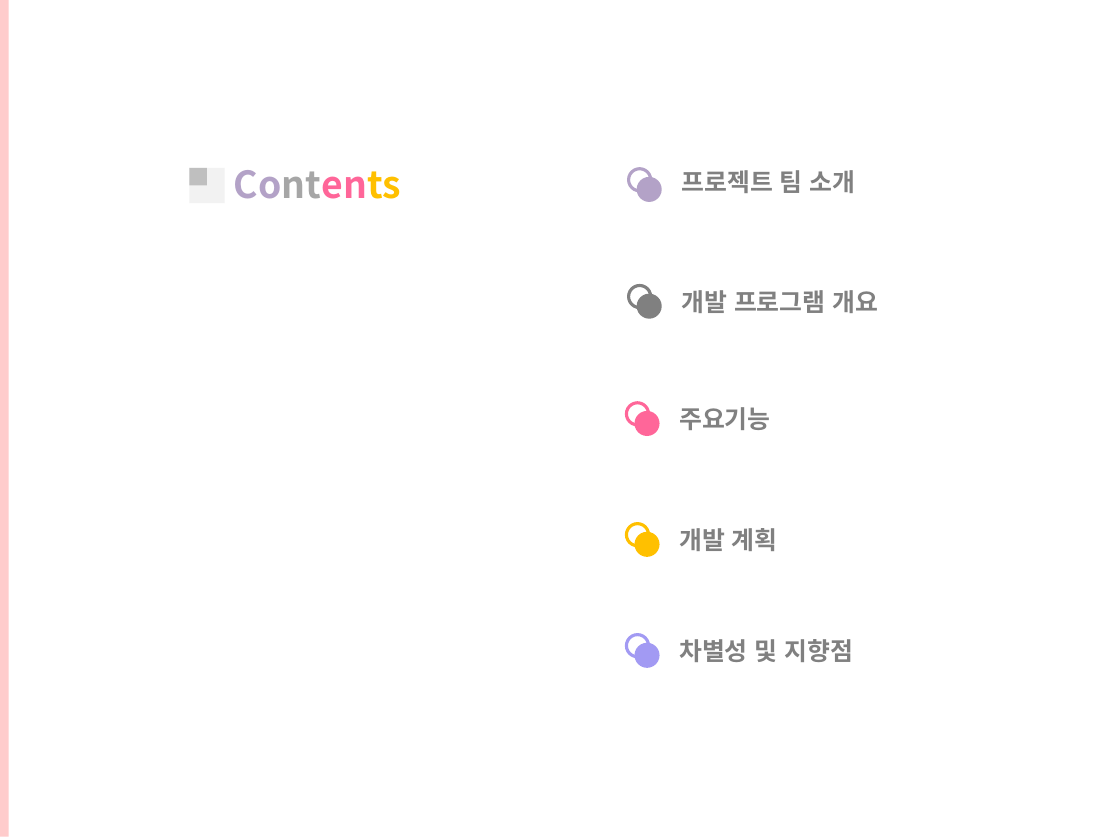
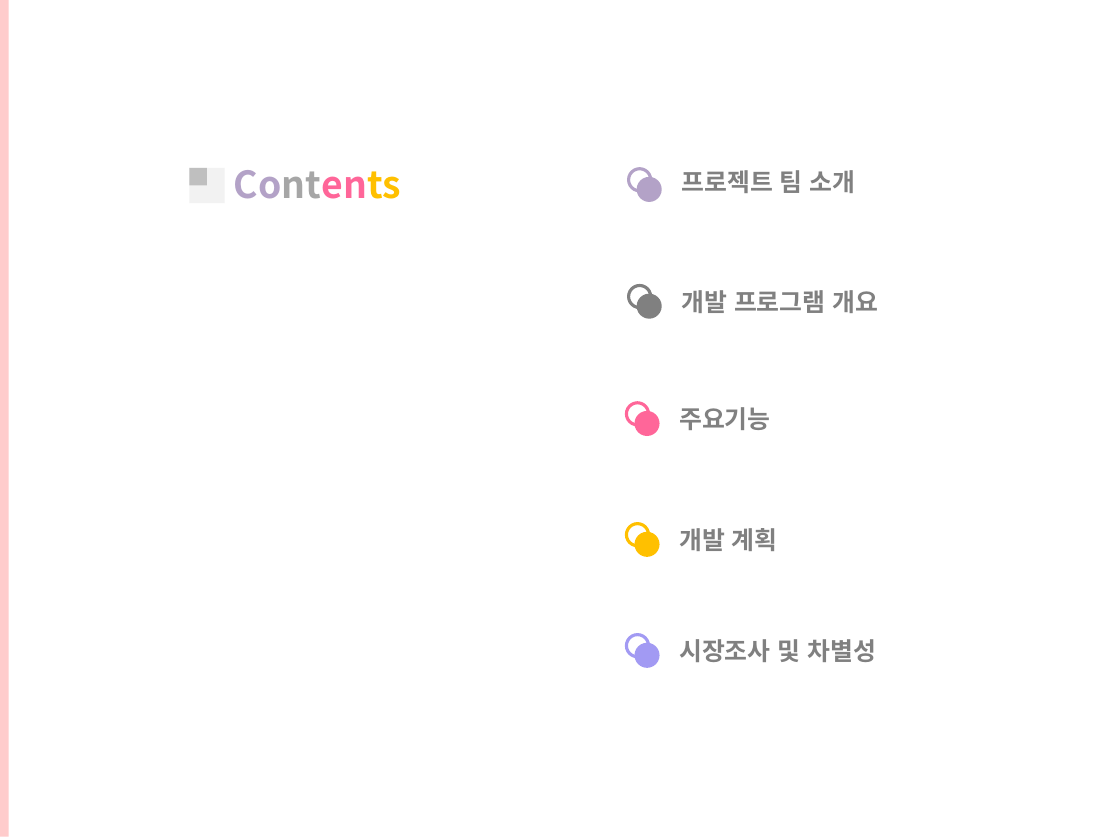
Before and after one commit to OriginalNetworkExperts/SystemConstruct, a slide deck: slide 2 of 시스템분석설계ppt.pptx. Drawn at 1120x840 pixels with LibreOffice and Linux fonts; fonts in the diff are those of the drawing; background and template pictures are left out. Boxes give left, top, right and bottom in pixels: in the first picture for what was removed or moved away, otherwise in the second. Text is boxed around its words. In the diff, an @@ line names an element or a change of style, - is before the commit and + after.

```diff
--- a/시스템분석설계ppt.pptx
+++ b/시스템분석설계ppt.pptx
@@ text at [679,639,876,662]: text changed @@
-차별성 및 지향점
+시장조사 및 차별성
```
Also in this commit, not shown: 18 other slides changed.
